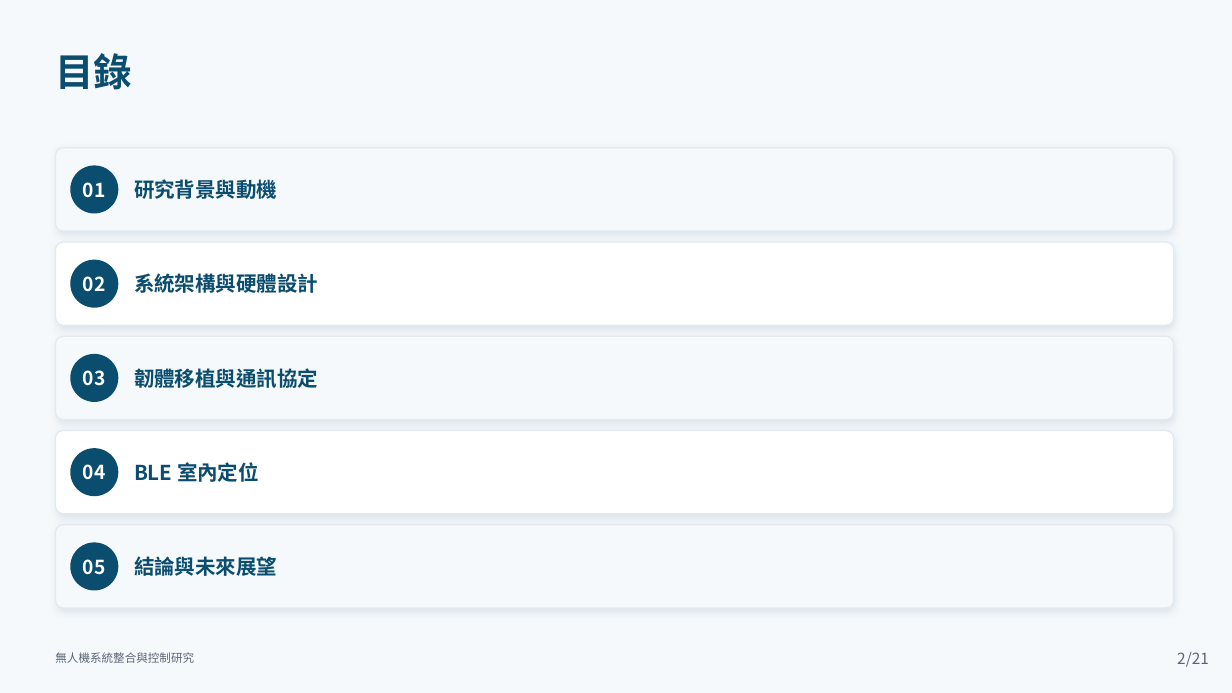
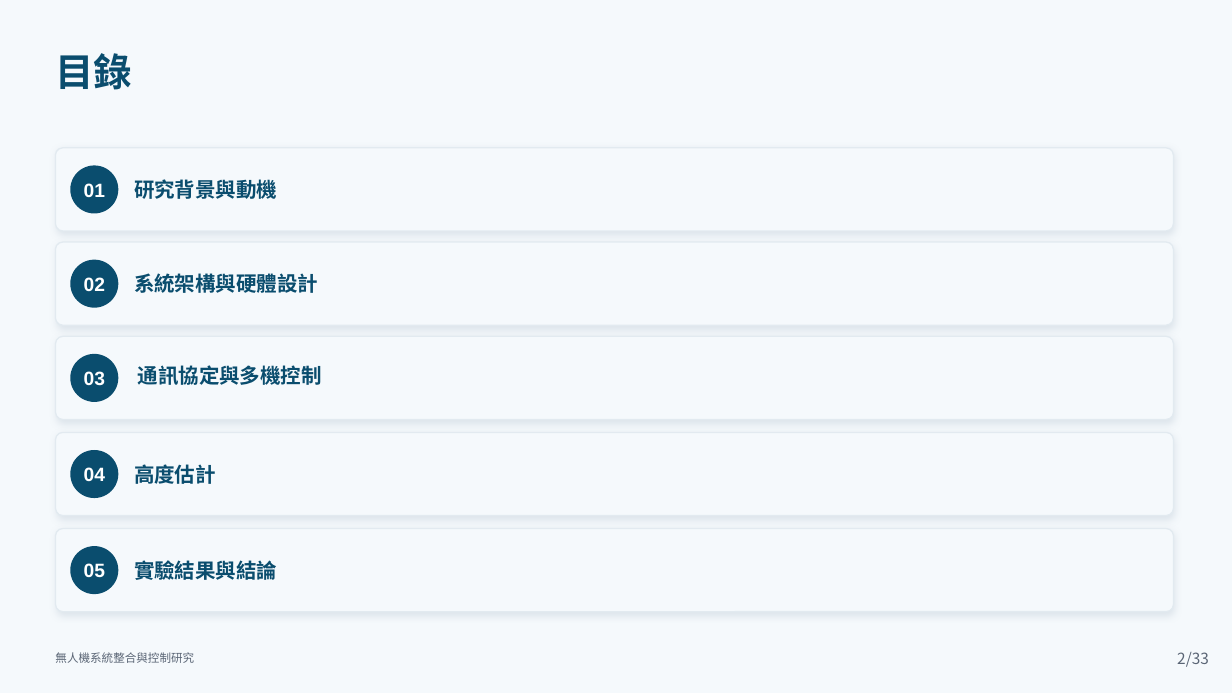
Before and after one commit to lingken1028/-, a slide deck: slide 2 of 無人機系統整合與控制研究_口試簡報 (2).pptx. Drawn at 1232x693 pixels with LibreOffice and Linux fonts; fonts in the diff are those of the drawing. Boxes give left, top, right and bottom in pixels: in the first picture for what was removed or moved away, otherwise in the second. Text is boxed around its words. In the diff, an @@ line names an element or a change of style, - is before the commit and + after.

```diff
--- a/無人機系統整合與控制研究_口試簡報 (2).pptx
+++ b/無人機系統整合與控制研究_口試簡報 (2).pptx
@@ rounded rectangle at box(55, 242, 1174, 325): fill #FFFFFF to #F5F9FC @@
@@ text "通訊協定與多機控制" at box(138, 365, 322, 385): vertical alignment middle to top @@
@@ text at box(138, 365, 322, 385): text changed; font Noto Sans CJK TC to Arial @@
-韌體移植與通訊協定
+通訊協定與多機控制
@@ rounded rectangle at box(55, 433, 1174, 516): fill #FFFFFF to #F5F9FC @@
@@ text at box(134, 464, 216, 484): text changed; font Noto Sans CJK TC to Arial @@
-BLE 室內定位
+高度估計
@@ rounded rectangle: place and size @@
-rounded rectangle at box(55, 525, 1174, 608)
+rounded rectangle at box(55, 529, 1174, 612)
@@ font Noto Sans CJK TC to Arial in 5 elements at box(84, 183, 105, 197), box(84, 277, 105, 291), box(84, 371, 105, 386), box(84, 467, 105, 481), box(84, 563, 105, 577) @@
@@ text at box(134, 557, 277, 583): text changed; font Noto Sans CJK TC to Arial @@
-結論與未來展望
+實驗結果與結論
@@ text at box(1186, 652, 1209, 667): text changed @@
-/21
+/33
```
Also in this commit, not shown: 23 other slides changed, 29 slides added, 18 slides removed.
